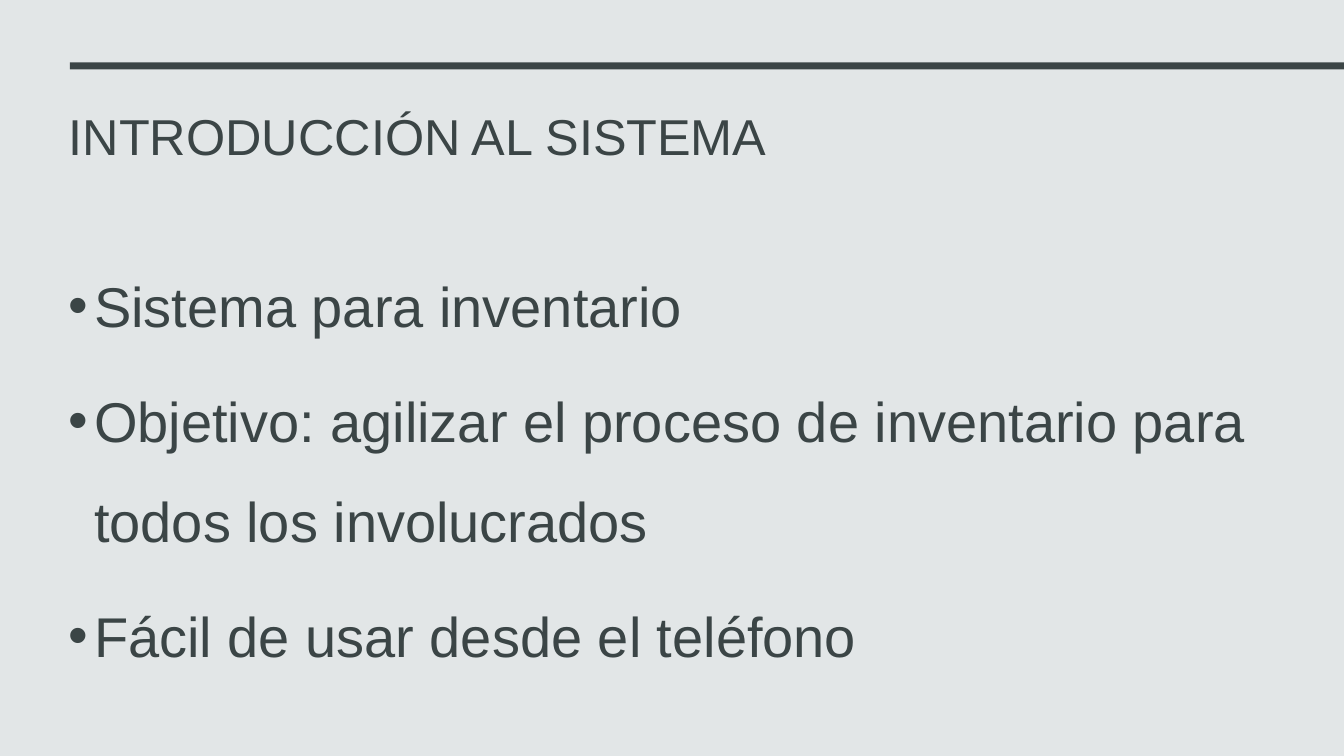
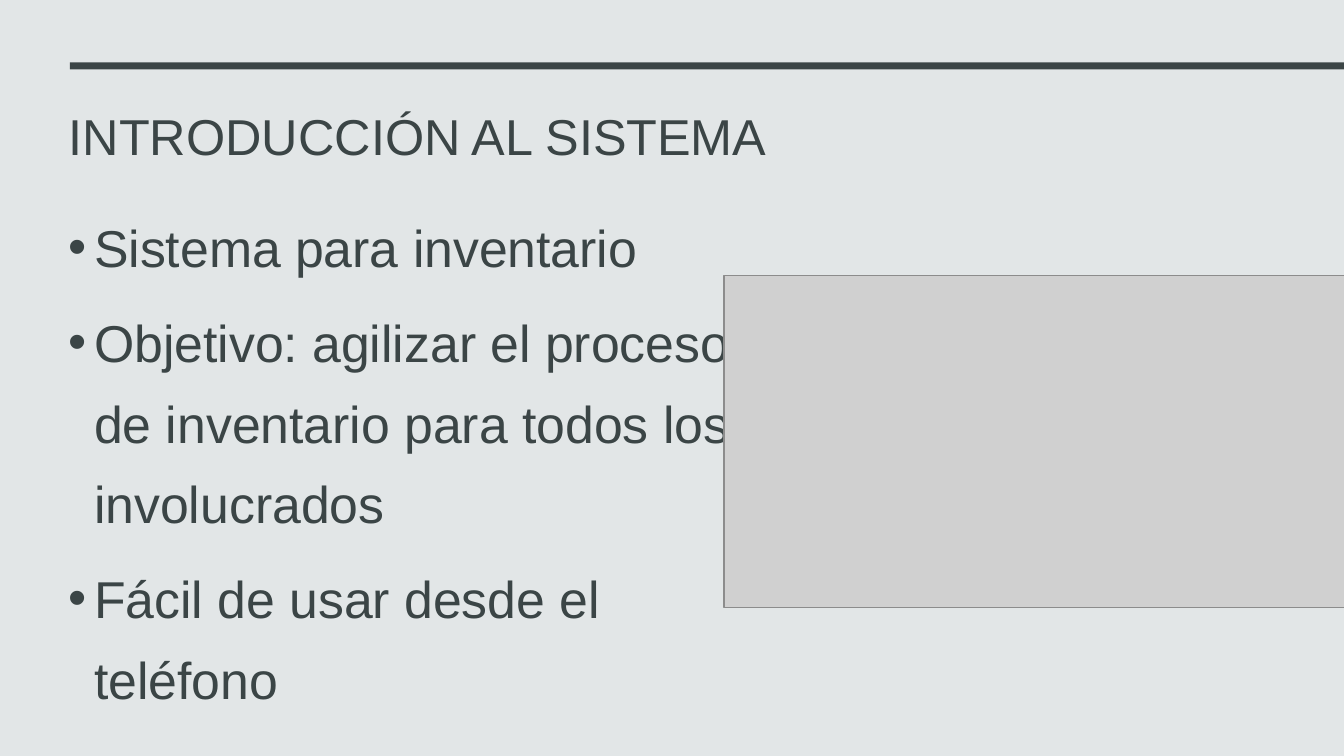
Before and after one commit to AniMuoz/Practica-2, a slide deck: slide 3 of manual de uso/capacitacion/Capacitacion sistema de inventario.pptx. Drawn at 1344x756 pixels with LibreOffice and Linux fonts; fonts in the diff are those of the drawing; grey boxes stand for pictures. Boxes give left, top, right and bottom in pixels: in the first picture for what was removed or moved away, otherwise in the second. Text is boxed around its words. In the diff, an @@ line names an element or a change of style, - is before the commit and + after.

Commit message:
prueba de buzon de sugerencias
se añade la funcionalidad de el buzon de sugerencias y reclamos, en esta los usuarios pueden poner reclamos y sugerencias a administracion para tener trazabilidad de estos

```diff
--- a/manual de uso/capacitacion/Capacitacion sistema de inventario.pptx
+++ b/manual de uso/capacitacion/Capacitacion sistema de inventario.pptx
@@ text "Sistema para inventario" at <box>94,229,729,700</box>: size 40 to 37 pt; line spacing 1.5 to 1.3 @@
@@ picture added at <box>724,275,1344,608</box> @@
```
Also in this commit, not shown: 5 other slides changed, 1 slide added, 8 other files.
